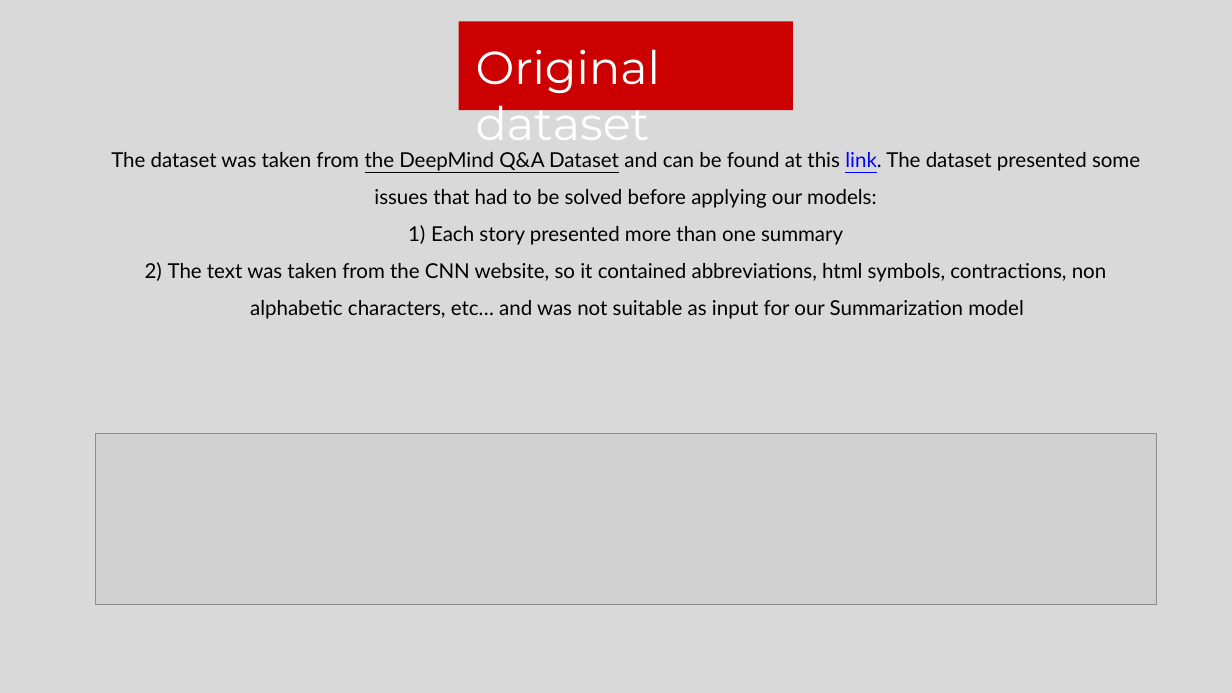
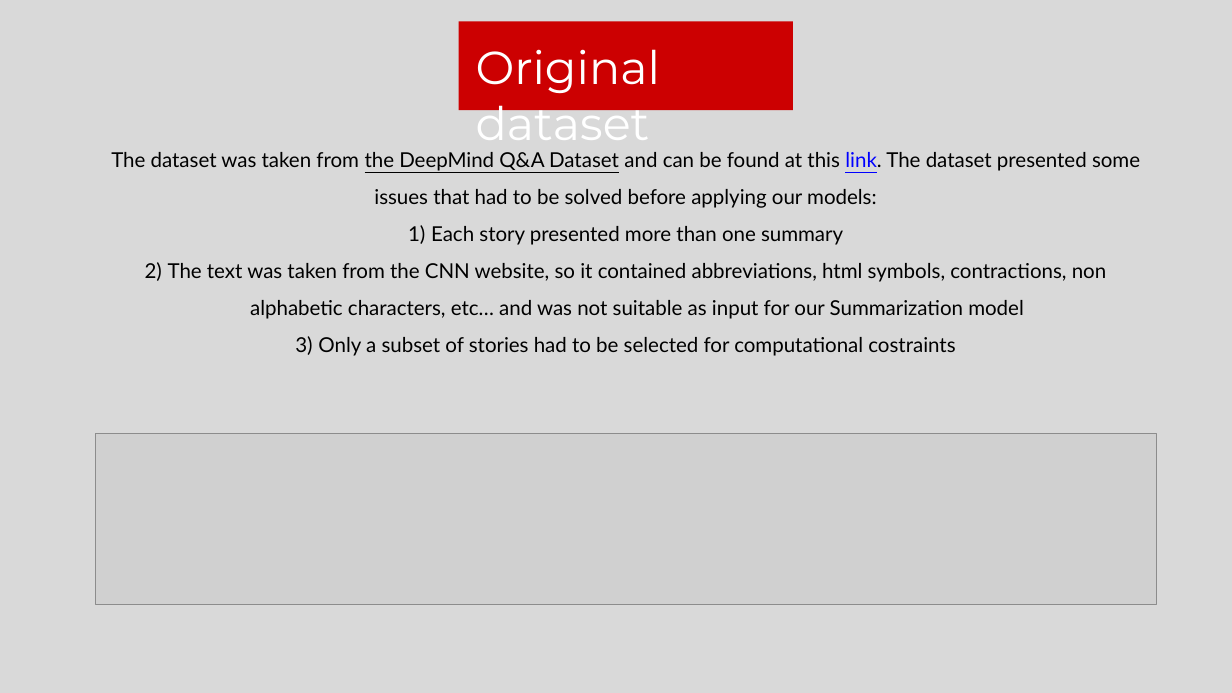
Before and after one commit to federicodeservi/TMS_project, a slide deck: slide 3 of presentation/presentation.pptx. Drawn at 1232x693 pixels with LibreOffice and Linux fonts; fonts in the diff are those of the drawing; grey boxes stand for pictures. Boxes give left, top, right and bottom in pixels: in the first picture for what was removed or moved away, otherwise in the second. Text is boxed around its words. In the diff, an @@ line names an element or a change of style, - is before the commit and + after.

```diff
--- a/presentation/presentation.pptx
+++ b/presentation/presentation.pptx
@@ text at [318, 337, 955, 356]: paragraph added @@
+3) Only a subset of stories had to be selected for computational costraints
```
Also in this commit, not shown: 6 other slides changed, 1 slide added, 9 other files.
